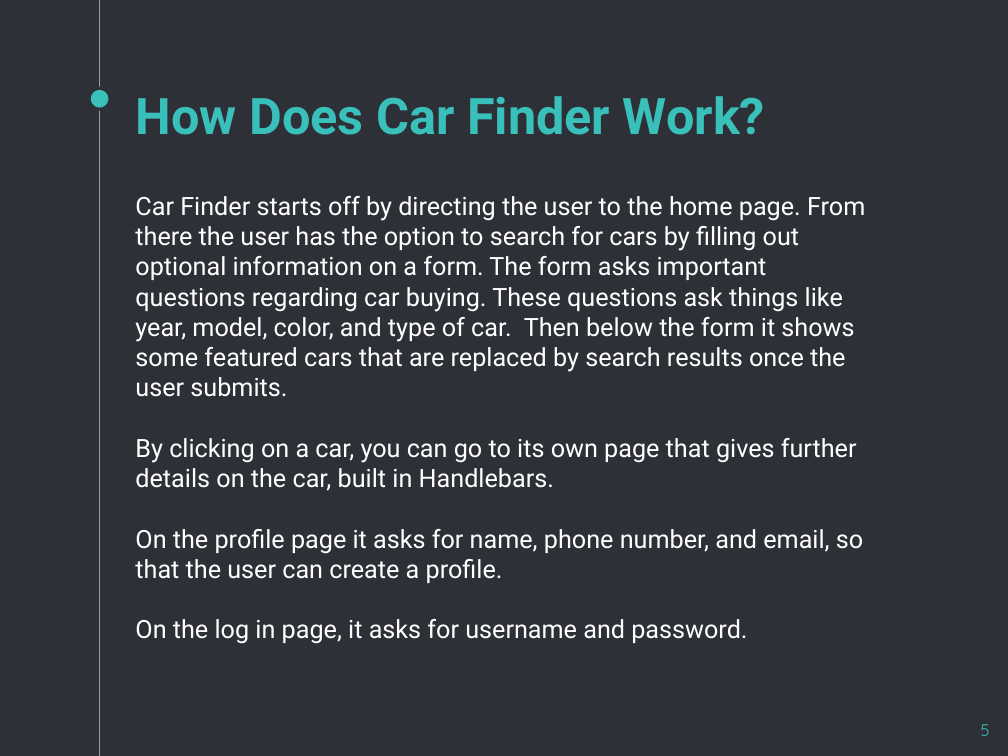
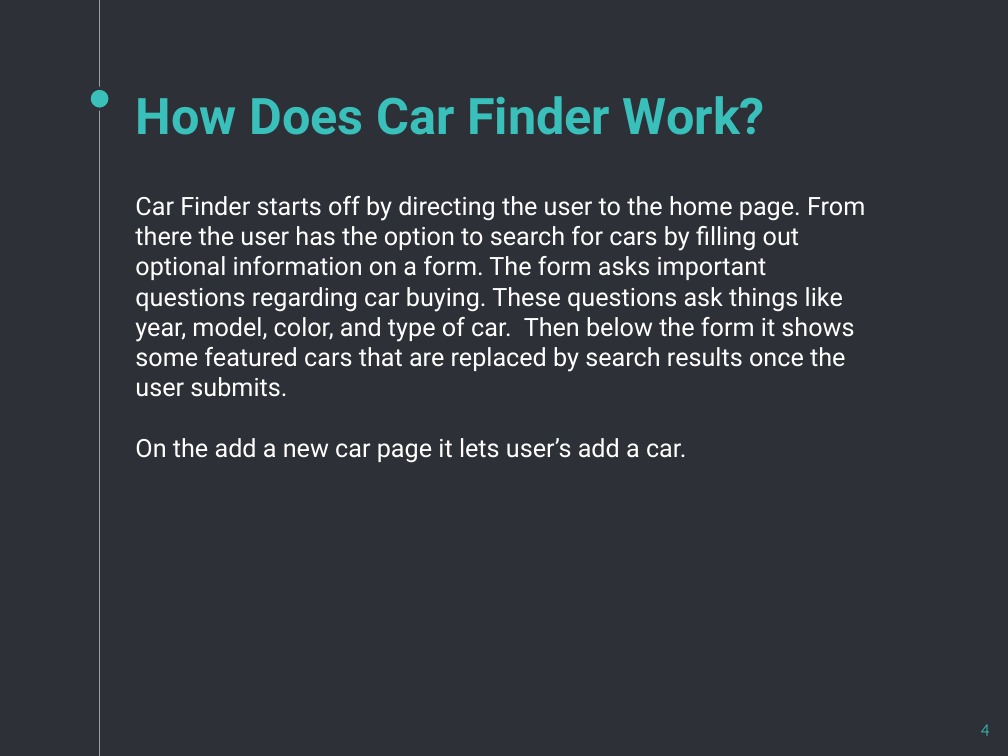
Before and after one commit to xTurbeaux/project2, a slide deck: slide 4 of car finder-3.pptx (slide 5 before the commit). Drawn at 1008x756 pixels with LibreOffice and Linux fonts; fonts in the diff are those of the drawing. Boxes give left, top, right and bottom in pixels: in the first picture for what was removed or moved away, otherwise in the second. Text is boxed around its words. In the diff, an @@ line names an element or a change of style, - is before the commit and + after.

```diff
--- a/car finder-3.pptx
+++ b/car finder-3.pptx
@@ text at (135, 438, 687, 463): text changed @@
-By clicking on a car, you can go to its own page that gives further details on the car, built in Handlebars.
-On the profile page it asks for name, phone number, and email, so that the user can create a profile.
-On the log in page, it asks for username and password.
+On the add a new car page it lets user’s add a car.
@@ page number at (981, 724, 990, 736): text changed @@
-5
+4
```
Also in this commit, not shown: 2 other slides changed, 2 slides added, 1 slide removed.
